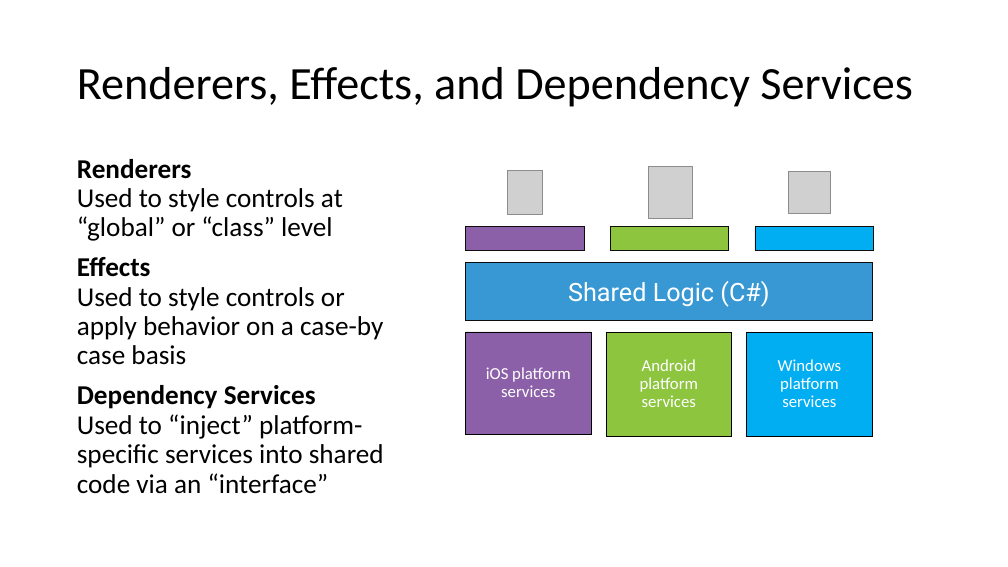
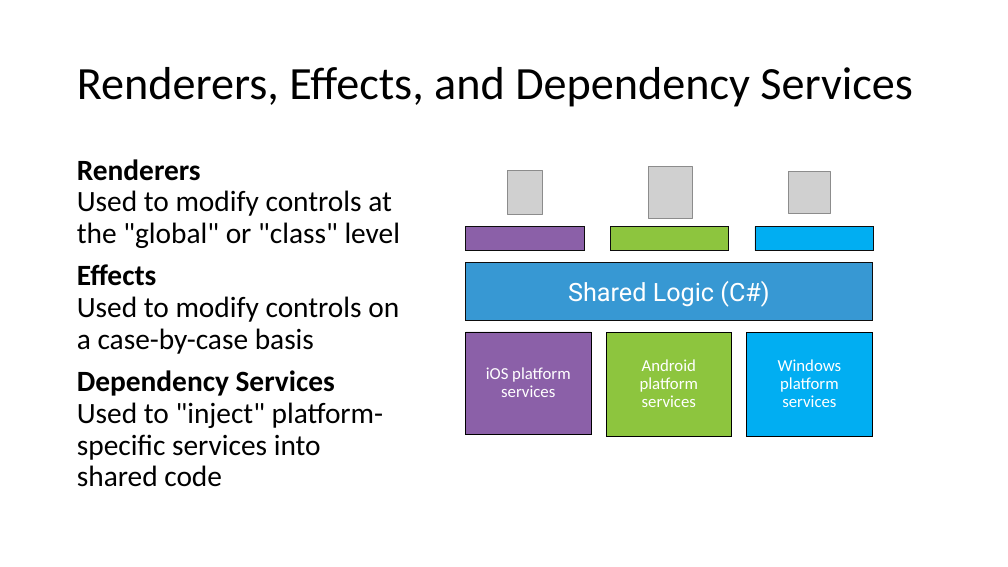
Before and after one commit to MissionMarsFourthHorizon/operation-remote-resupply, a slide deck: slide 2 of Module 2/Operation Remote Resupply, Part 2.pptx. Drawn at 1008x567 pixels with LibreOffice and Linux fonts; fonts in the diff are those of the drawing; grey boxes stand for pictures. Boxes give left, top, right and bottom in pixels: in the first picture for what was removed or moved away, otherwise in the second. Text is boxed around its words. In the diff, an @@ line names an element or a change of style, - is before the commit and + after.

```diff
--- a/Module 2/Operation Remote Resupply, Part 2.pptx
+++ b/Module 2/Operation Remote Resupply, Part 2.pptx
@@ text at (77, 159, 401, 487): text changed; size 25.9 to 28 pt @@
-Renderers
-Used to style controls at “global” or “class” level
-Effects
-Used to style controls or apply behavior on a case-by case basis
-Dependency Services
-Used to “inject” platform-specific services into shared code via an “interface”
+Renderers
+Used to modify controls at the "global" or "class" level
+Effects
+Used to modify controls on a case-by-case basis
+Dependency Services
+Used to "inject" platform-specific services into shared code
```
Also in this commit, not shown: 10 other slides changed, 3 other files.
